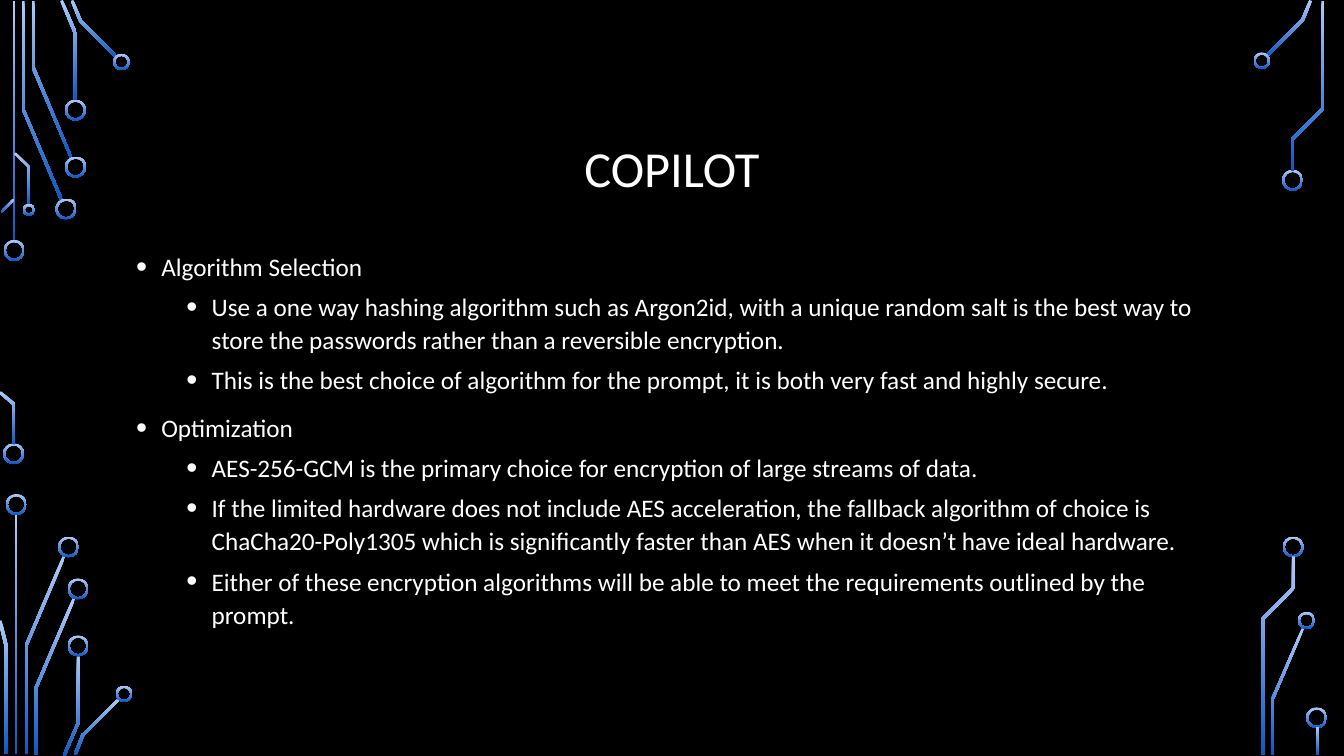
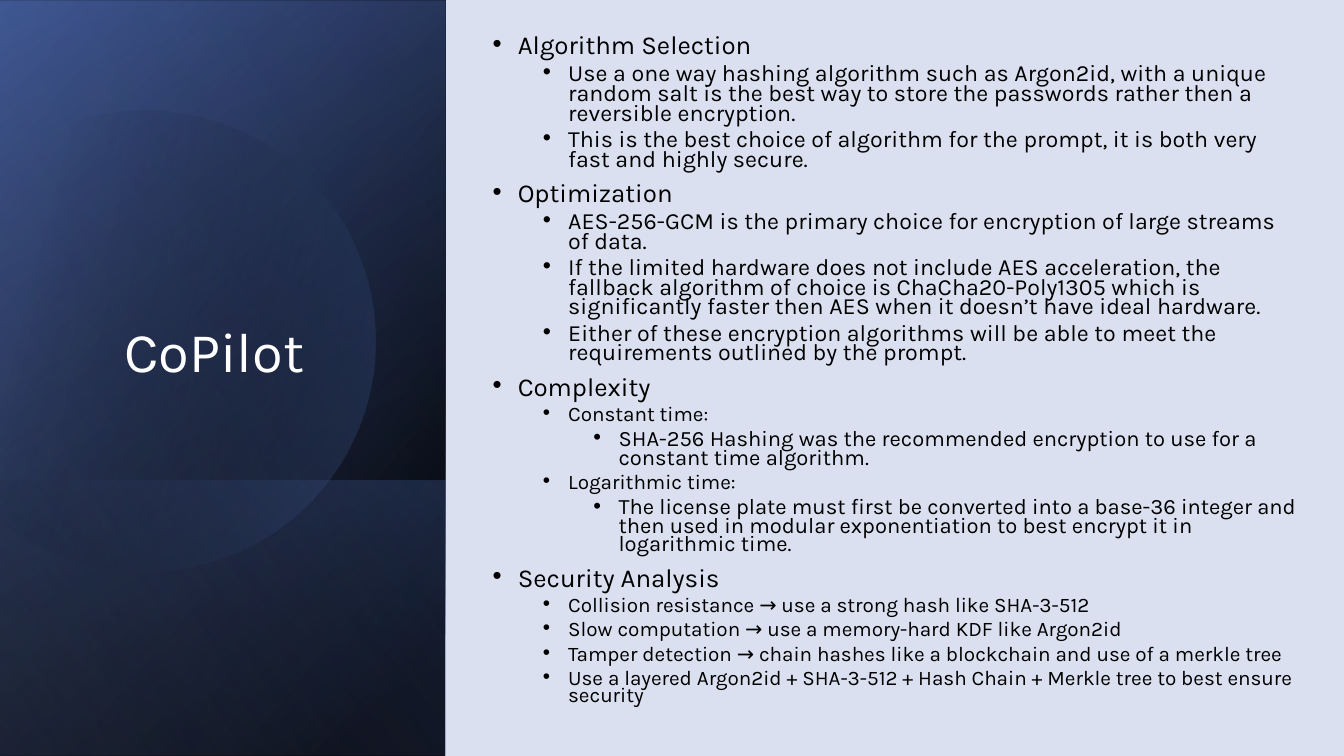
Before and after one commit to M0ck1ngjay178/CMSC-4200-AI, a slide deck: slide 10 of Project/slides/CMSC-4200-Group1-Project.pptx. Drawn at 1344x756 pixels with LibreOffice and Linux fonts; fonts in the diff are those of the drawing; background and template pictures are left out. Boxes give left, top, right and bottom in pixels: in the first picture for what was removed or moved away, otherwise in the second. Text is boxed around its words. In the diff, an @@ line names an element or a change of style, - is before the commit and + after.

```diff
--- a/Project/slides/CMSC-4200-Group1-Project.pptx
+++ b/Project/slides/CMSC-4200-Group1-Project.pptx
@@ background picture (left out) to #DAE0EF @@
@@ rectangle added at [0,0,1344,756], fill #DAE0EF @@
@@ rectangle added at [0,0,446,756], fill gradient #000000 to #384C81 @@
@@ rectangle added at [0,1,446,756], fill gradient #000000 to #4A66AC @@
@@ rectangle added at [0,0,446,755], fill gradient #000000 to #90A2CF @@
@@ text "Algorithm Selection": place and size @@
-text "Algorithm Selection" at [161,258,1191,628]
+text "Algorithm Selection" at [518,36,1295,707]
@@ freeform shape added at [0,56,431,618], fill gradient #000000 to #4A66AC @@
@@ text at [518,36,1275,366]: size 18 to 18.5 pt in "Algorithm Selection", "Optimization"; font Calibri to Karla, text colour #FFFFFF to #000000 in "Algorithm Selection", "This is the best choice of algorithm ...", "Optimization", "AES-256-GCM is the primary choice for encryption ..." and 1 more places; size 18 to 16.6 pt in "This is the best choice of algorithm ...", "AES-256-GCM is the primary choice for encryption ...", "Either of these encryption algorithms will be ..."; line spacing 1.1 to 0.7 @@
@@ text at [568,65,1266,126]: text changed; size 18 to 16.6 pt; font Calibri to Karla; text colour #FFFFFF to #000000 @@
-  • Use a one way hashing algorithm such as Argon2id, with a unique random salt is the best way to store the passwords rather than a reversible encryption.
+  • Use a one way hashing algorithm such as Argon2id, with a unique random salt is the best way to store the passwords rather then a reversible encryption.
@@ text at [568,259,1260,320]: text changed; size 18 to 16.6 pt; font Calibri to Karla; text colour #FFFFFF to #000000 @@
-  • If the limited hardware does not include AES acceleration, the fallback algorithm of choice is ChaCha20-Poly1305 which is significantly faster than AES when it doesn’t have ideal hardware.
+  • If the limited hardware does not include AES acceleration, the fallback algorithm of choice is ChaCha20-Poly1305 which is significantly faster then AES when it doesn’t have ideal hardware.
@@ title "CoPilot" at [124,333,304,373]: vertical alignment middle to bottom @@
@@ title at [124,333,304,373]: text changed; size 36 to 40 pt; font Calibri to Karla @@
-COPILOT
+CoPilot
@@ text at [518,378,1295,707]: paragraphs added @@
+• Complexity
+  • Constant time:
+    • SHA-256 Hashing was the recommended encryption to use for a constant time algorithm.
+  • Logarithmic time:
+    • The license plate must first be converted into a base-36 integer and then used in modular exponentiation to best encrypt it in logarithmic time.
+• Security Analysis
+  • Collision resistance → use a strong hash like SHA-3-512
+  • Slow computation → use a memory-hard KDF like Argon2id
+  • Tamper detection → chain hashes like a blockchain and use of a merkle tree
+  • Use a layered Argon2id + SHA-3-512 + Hash Chain + Merkle tree to best ensure security
@@ rectangle added at [0,480,446,756], fill gradient #4A66AC to #000000 @@
@@ group removed at [0,0,1328,756]: 33 freeform shapes, 3 rectangles @@
```
Also in this commit, not shown: 6 other slides changed, 1 slide removed, 2 other files.
